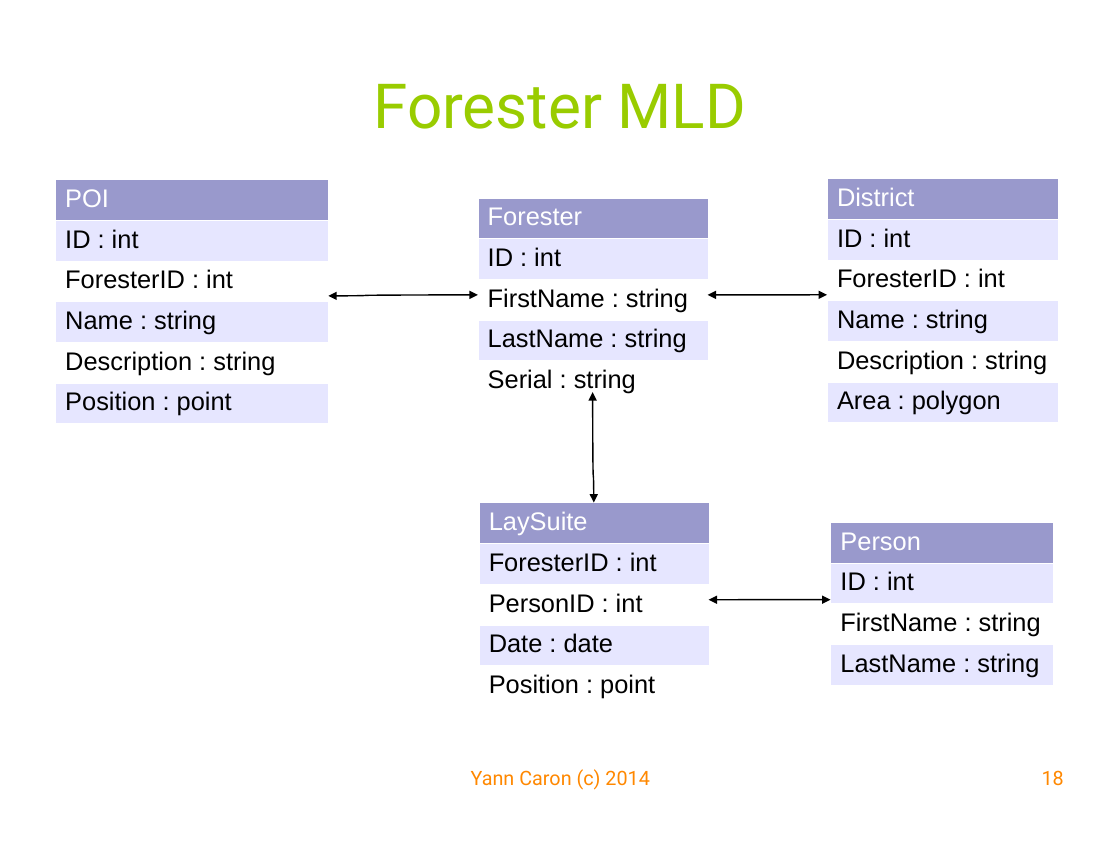
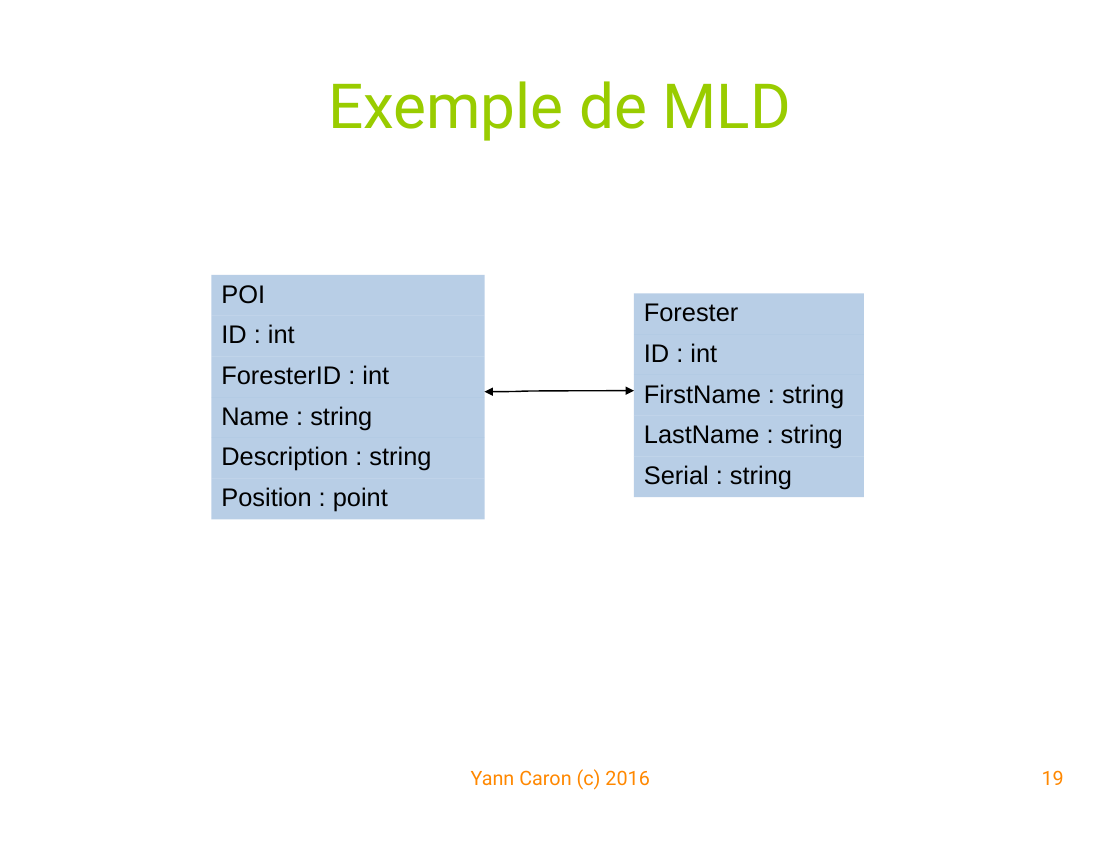
Before and after one commit to YannCaron/Android-ENSG, a slide deck: slide 19 of 10 - Spatialite.odp (slide 18 before the commit). Drawn at 1120x841 pixels with LibreOffice and Linux fonts; fonts in the diff are those of the drawing; background and template pictures are left out. Boxes give left, top, right and bottom in pixels: in the first picture for what was removed or moved away, otherwise in the second. Text is boxed around its words. In the diff, an @@ line names an element or a change of style, - is before the commit and + after.

```diff
--- a/10 - Spatialite.odp
+++ b/10 - Spatialite.odp
@@ title at (328, 81, 790, 141): text changed @@
-Forester MLD
+Exemple de MLD
@@ table removed at (827, 178, 1059, 419), 6 rows, 1 columns @@
-District
-ID : int
-ForesterID : int
-Name : string
-Description : string
-Area : polygon
@@ table at (211, 274, 485, 516) @@
@@ fill #9999CC to #729FCF at 50% opacity in row 1, column 1 @@
@@ fill #E6E6FF to #729FCF at 50% opacity in 3 cells @@
@@ fill #FFFFFF to #729FCF at 50% opacity in 2 cells @@
@@ text colour #FFFFFF to #000000 in "POI" @@
@@ borders changed @@
@@ table at (634, 294, 864, 493) @@
@@ fill #9999CC to #729FCF at 50% opacity in row 1, column 1 @@
@@ fill #E6E6FF to #729FCF at 50% opacity in 2 cells @@
@@ fill #FFFFFF to #729FCF at 50% opacity in 2 cells @@
@@ text colour #FFFFFF to #000000 in "Forester" @@
@@ borders changed @@
@@ curved double arrow removed from (827, 295) to (707, 295) @@
@@ 2 tables, 1 curved double arrow: place and size @@
-2 tables, 1 curved double arrow at (55, 179, 707, 420)
+2 tables, 1 curved double arrow at (211, 274, 864, 516)
@@ curved double arrow removed from (594, 502) to (593, 392) @@
@@ line removed from (452, 461) to (717, 461) @@
@@ table removed at (479, 502, 708, 703), 5 rows, 1 columns @@
-LaySuite
-ForesterID : int
-PersonID : int
-Date : date
-Position : point
@@ table removed at (830, 521, 1053, 681), 4 rows, 1 columns @@
-Person
-ID : int
-FirstName : string
-LastName : string
@@ curved double arrow removed from (708, 600) to (830, 600) @@
@@ text at (471, 769, 649, 790): text changed @@
-Yann Caron (c) 2014
+Yann Caron (c) 2016
@@ page number at (1042, 770, 1064, 785): text changed @@
-18
+19
```
Also in this commit, not shown: 19 other slides changed, 25 slides added, 2 slides removed, 3 other files.
